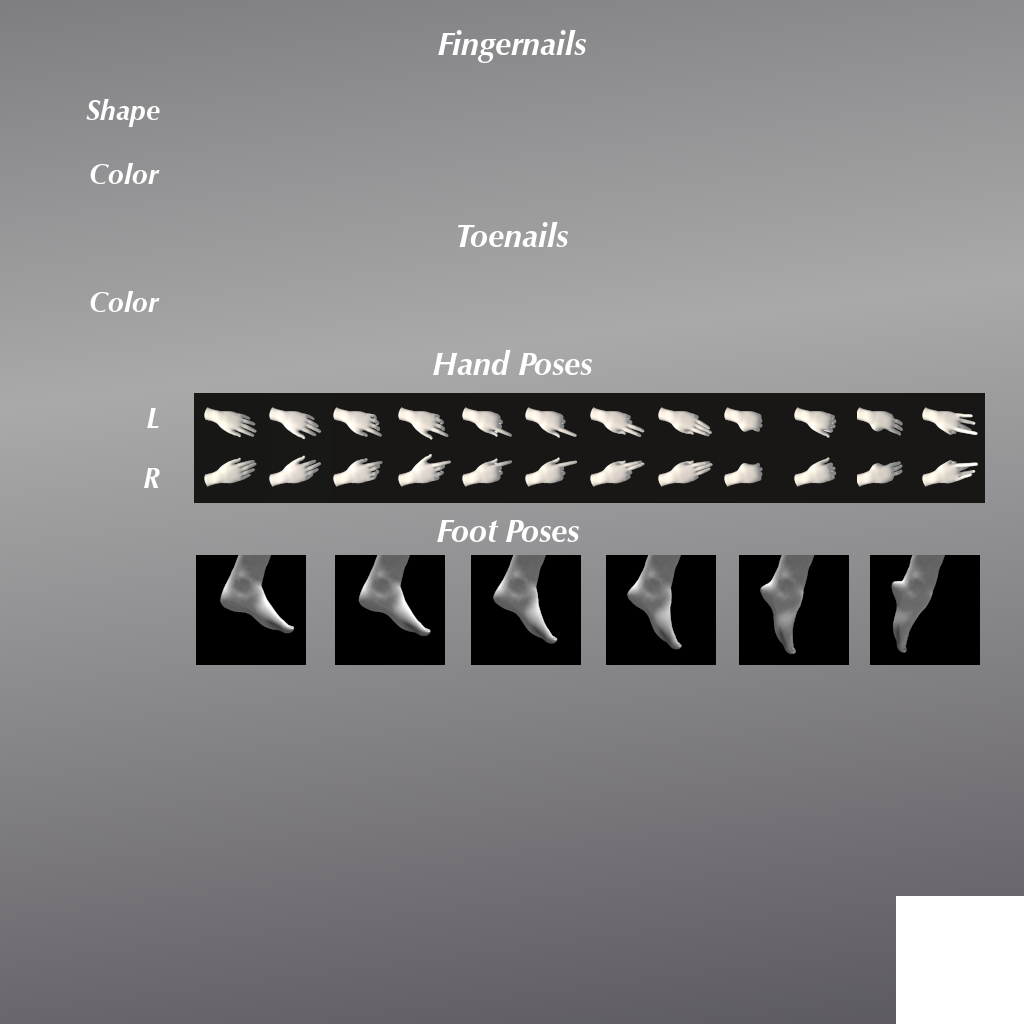
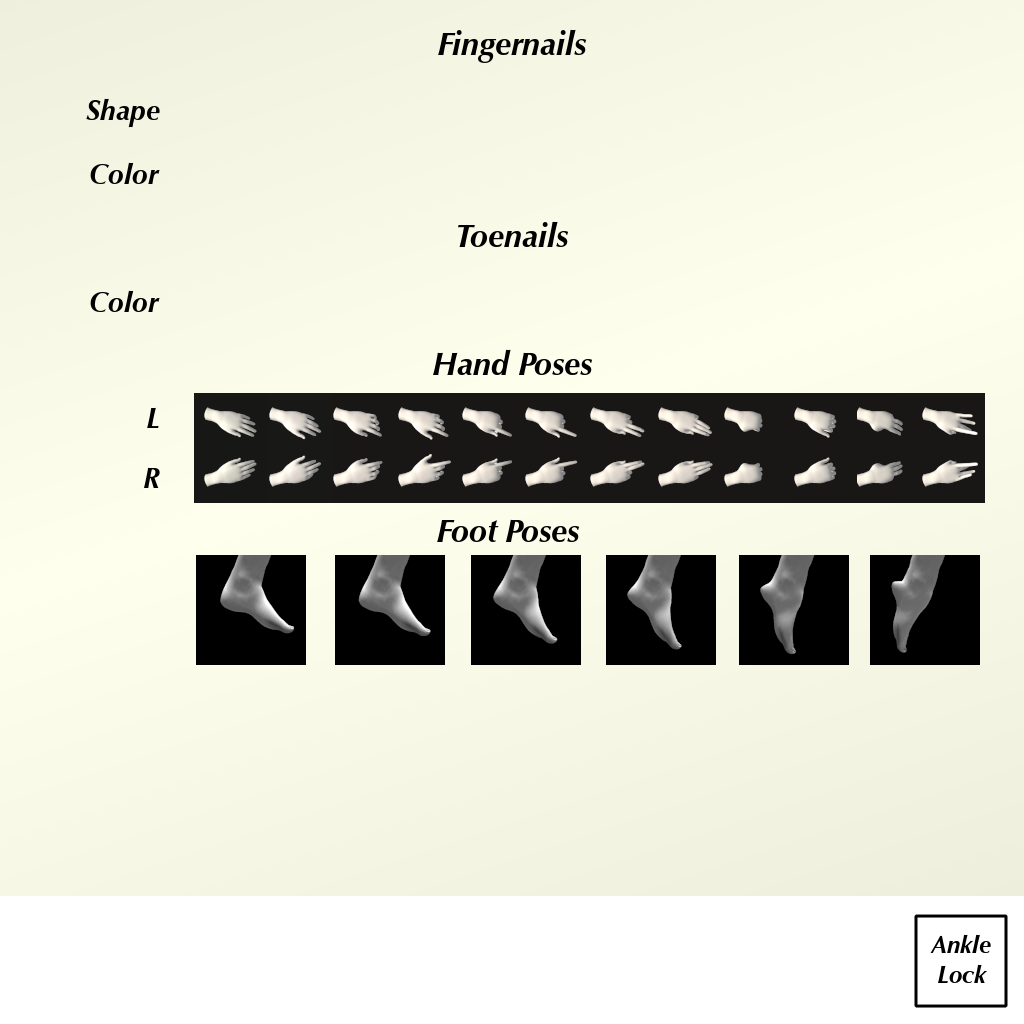
The second 1024×1024 image is a revision of the first. Changes to its layers:
painted on "Fingernails" over [438, 29, 587, 63]
painted on "Foot Poses" over [437, 519, 580, 543]
painted on "R" over [144, 467, 160, 489]
painted on "L" over [147, 407, 159, 428]
painted on "Color" over [90, 162, 160, 185]
painted on "Shape" over [86, 98, 160, 128]
painted on "Hand Poses" over [433, 349, 593, 376]
painted on "Toenails" over [457, 221, 569, 248]
painted on "Color #1" over [90, 290, 160, 313]
renamed "Ankle ..." to "Ankle Lock", moved it above "Pasted Layer", painted on it over [930, 934, 991, 984]
painted on "lines" over [914, 914, 1008, 1008]
hid "Background copy" over [0, 0, 1024, 1024]
added layer "Pasted Layer #2" above "dragons" over [0, 0, 1024, 896]
